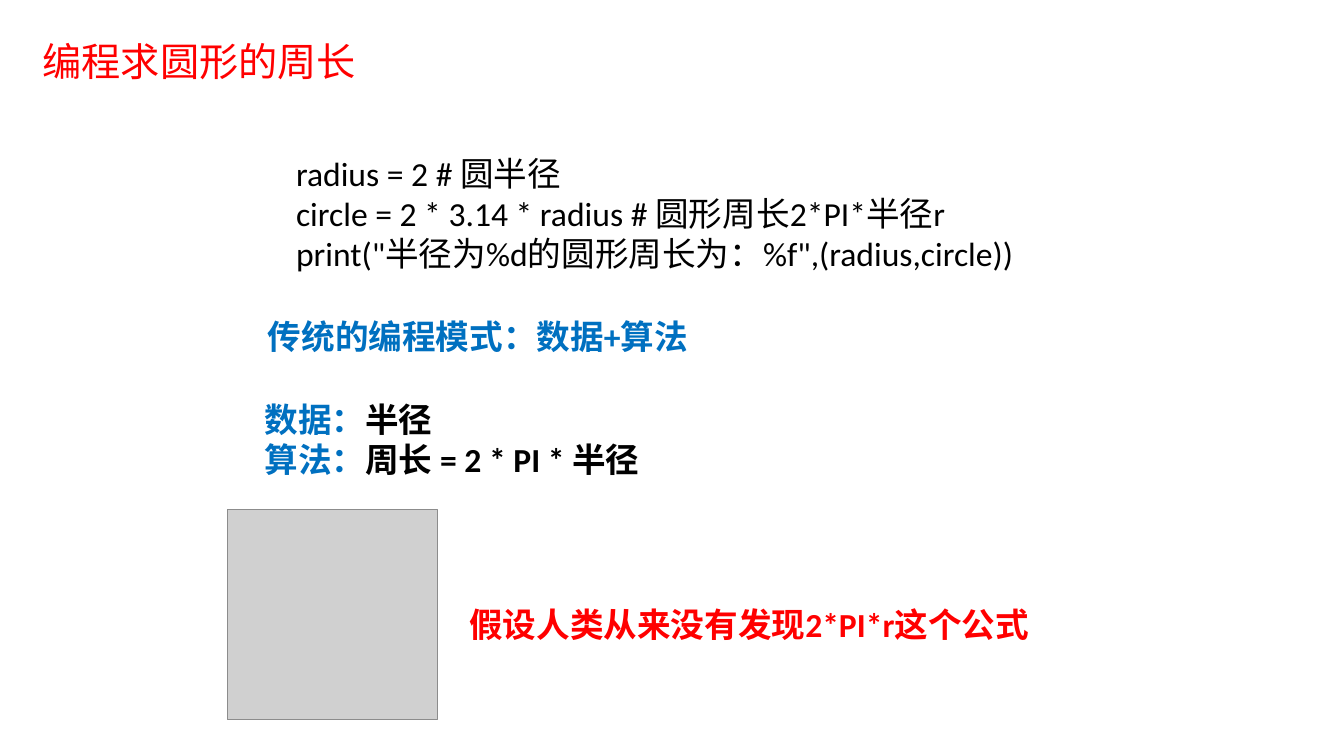
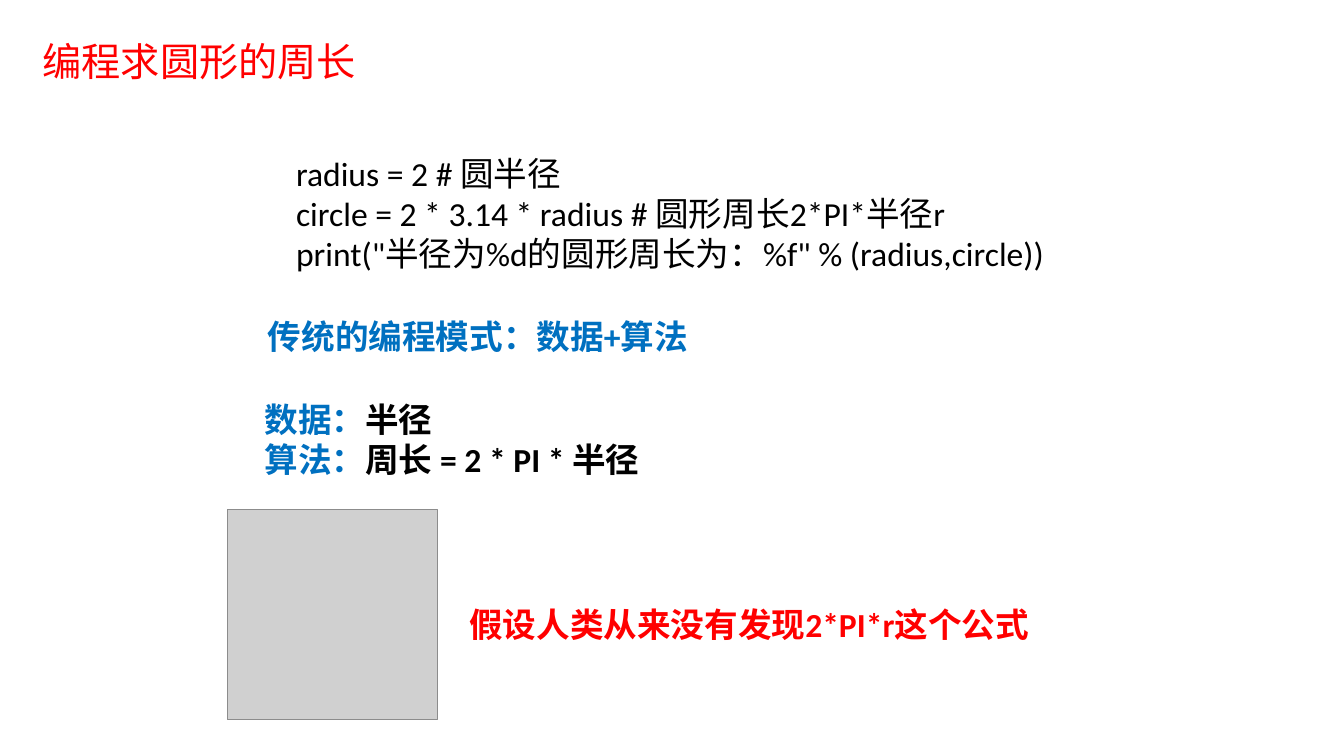
Before and after one commit to code946/LearningAI, a slide deck: slide 2 of A01_什么是机器学习/A01什么是机器学习.pptx. Drawn at 1344x756 pixels with LibreOffice and Linux fonts; fonts in the diff are those of the drawing; grey boxes stand for pictures. Boxes give left, top, right and bottom in pixels: in the first picture for what was removed or moved away, otherwise in the second. Text is boxed around its words. In the diff, an @@ line names an element or a change of style, - is before the commit and + after.

```diff
--- a/A01_什么是机器学习/A01什么是机器学习.pptx
+++ b/A01_什么是机器学习/A01什么是机器学习.pptx
@@ text at bbox=[296, 239, 1044, 272]: text changed @@
-print("半径为%d的圆形周长为：%f",(radius,circle))
+print("半径为%d的圆形周长为：%f" % (radius,circle))
```
Also in this commit, not shown: 3 other files.
